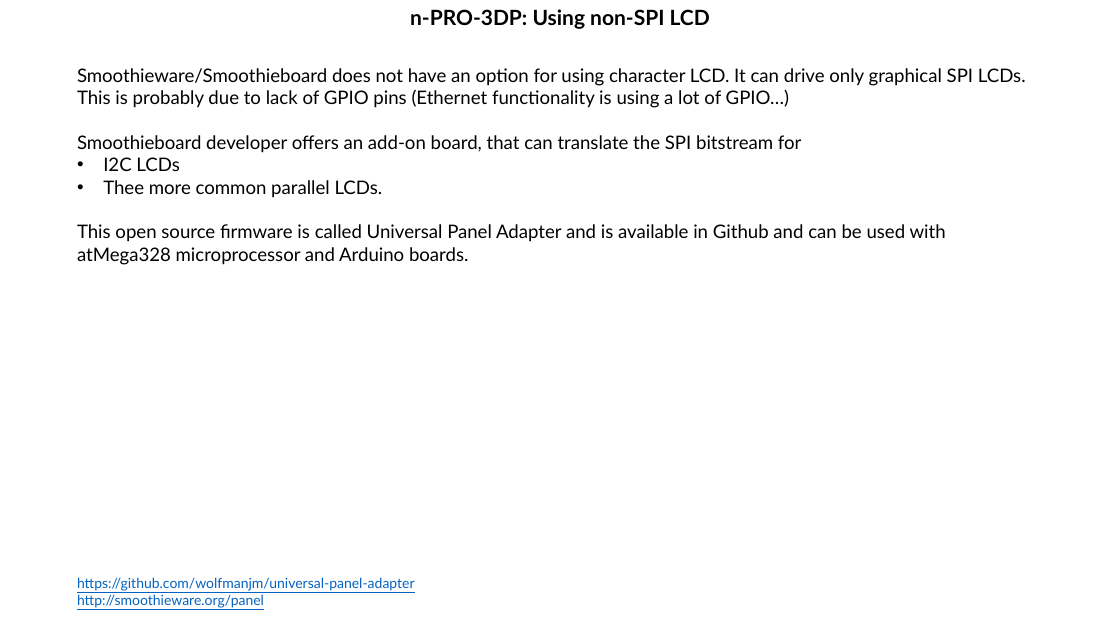
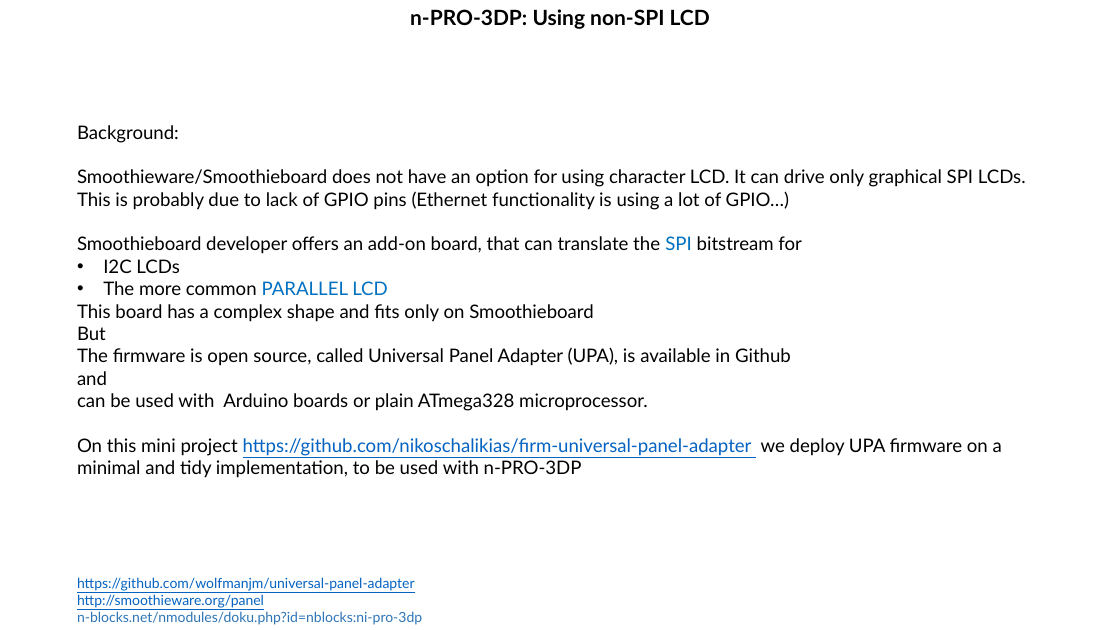
Before and after one commit to Motion-Controller/prj_UPA_minimal, a slide deck: slide 1 of universalPanelAdapter.pptx. Drawn at 1120x630 pixels with LibreOffice and Linux fonts; fonts in the diff are those of the drawing. Boxes give left, top, right and bottom in pixels: in the first picture for what was removed or moved away, otherwise in the second. Text is boxed around its words. In the diff, an @@ line names an element or a change of style, - is before the commit and + after.

Commit message:
schematic and perforated board in progress

```diff
--- a/universalPanelAdapter.pptx
+++ b/universalPanelAdapter.pptx
@@ text "Background:": place and size @@
-text "Background:" at (77,68,1026,265)
+text "Background:" at (77,125,1026,478)
@@ text at (77,125,179,143): paragraph added @@
+Background:
@@ text at (77,236,802,254): text colour #000000 to #0070C0 in "SPI" @@
@@ text at (77,281,1002,478): text changed @@
-• Thee more common parallel LCDs.
-This open source firmware is called Universal Panel Adapter and is available in Github and can be used with atMega328 microprocessor and Arduino boards.
+• The more common PARALLEL LCD
+This board has a complex shape and fits only on Smoothieboard
+But
+The firmware is open source, called Universal Panel Adapter (UPA), is available in Github
+and
+can be used with Arduino boards or plain ATmega328 microprocessor.
+On this mini project https://github.com/nikoschalikias/firm-universal-panel-adapter we deploy UPA firmware on a minimal and tidy implementation, to be used with n-PRO-3DP
@@ text at (77,609,422,625): paragraph added @@
+n-blocks.net/nmodules/doku.php?id=nblocks:ni-pro-3dp
```
Also in this commit, not shown: 1 other slide changed, 4 slides added, 14 other files.
